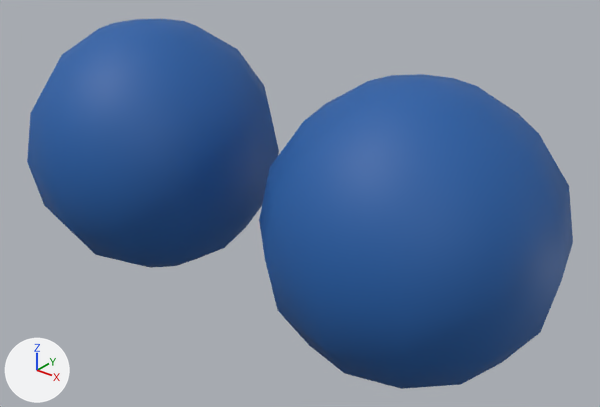
A saved change to the glTF model scripts/fixtures/model3d/fluxplot-library/morph-a.glb.
The view is the same before and after, from a 50 mm lens placed at (3.6, -4.15, 2.49), pointed at (0.21, 0.08, -0.14). Arrows for +X, +Y and +Z are at lower left; the lights stay in place. The older version comes first.

Before the edit, the objects in view are built like this:
```python
mat_cortex_right = principled_material('cortex.right')
mat_cortex_right.base_color = (0.0144, 0.112, 0.381)  # blue #205ea6
mat_cortex_right.roughness = 0.6
me_cortex_left = bpy.data.meshes.new('cortex.left')
me_cortex_left.from_pydata(...)  # a UV sphere (12 segments, 8 rings, poles along z) spanning x -2.2..-0.2, y -1.0..1.0, z -1.0..1.0
me_cortex_left.materials.append(mat_cortex_left)  # blue #205ea6
me_cortex_right = bpy.data.meshes.new('cortex.right')
me_cortex_right.from_pydata(...)  # a UV sphere (12 segments, 8 rings, poles along z) spanning x 0.2..2.2, y -1.0..1.0, z -1.0..1.0
me_cortex_right.materials.append(mat_cortex_right)  # blue #205ea6
ob_cortex_left = bpy.data.objects.new('cortex.left', me_cortex_left)
ob_cortex_left.location = (0.0, 0.0, 0.0)
ob_cortex_right = bpy.data.objects.new('cortex.right', me_cortex_right)
ob_cortex_right.location = (0.0, 0.0, 0.0)
```
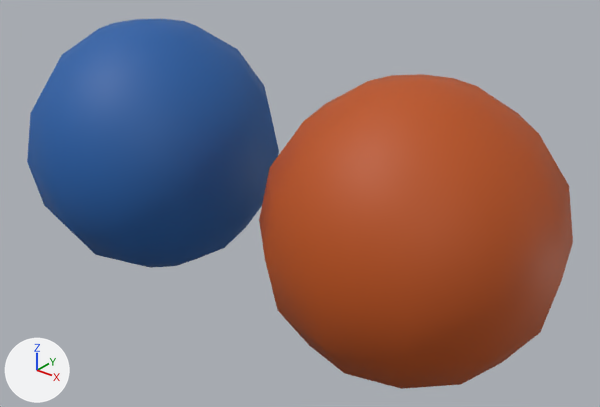
Location of each change, (x1, y1, x2, y2) in pixels of the pictures (600 x 407 px):
'cortex.right', recoloured (blue to orange)
    both: (259, 74, 573, 389)

Diff of the bpy script that builds the scene:
```diff
--- a/scripts/fixtures/model3d/fluxplot-library/morph-a.glb.py
+++ b/scripts/fixtures/model3d/fluxplot-library/morph-a.glb.py
@@ mat_cortex_right @@
 mat_cortex_right = principled_material('cortex.right')
-mat_cortex_right.base_color = (0.0144, 0.112, 0.381)  # blue #205ea6
+mat_cortex_right.base_color = (0.503, 0.0844, 0.0075)  # orange #bc5215
 mat_cortex_right.roughness = 0.6
```
